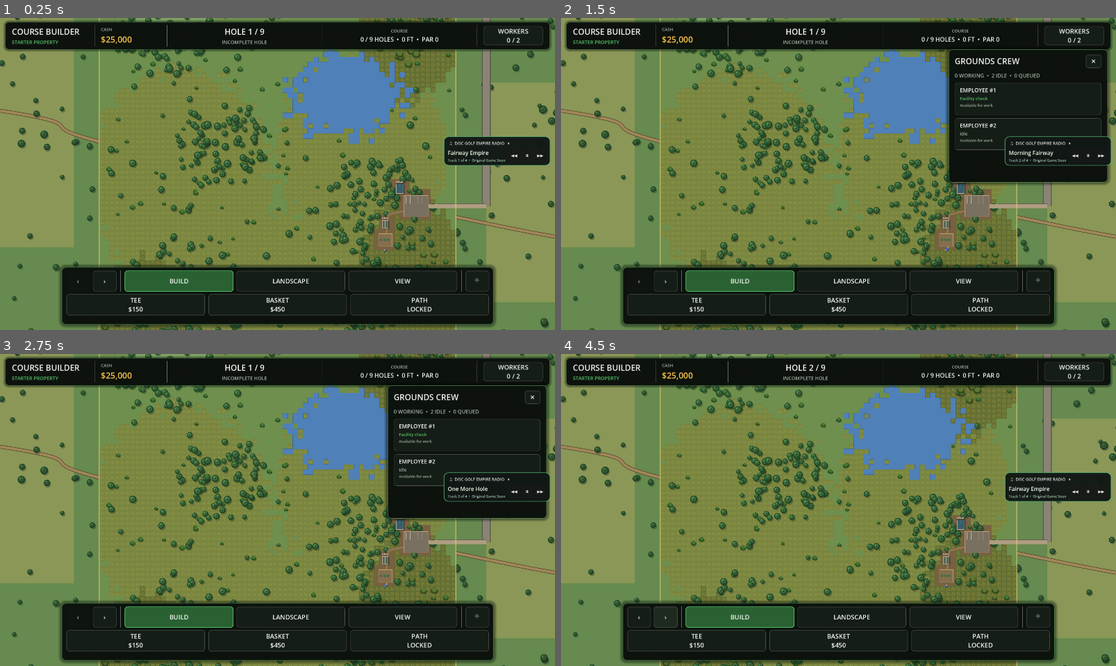
Above: before the commit, frames 1-4 (two rows, left to right).
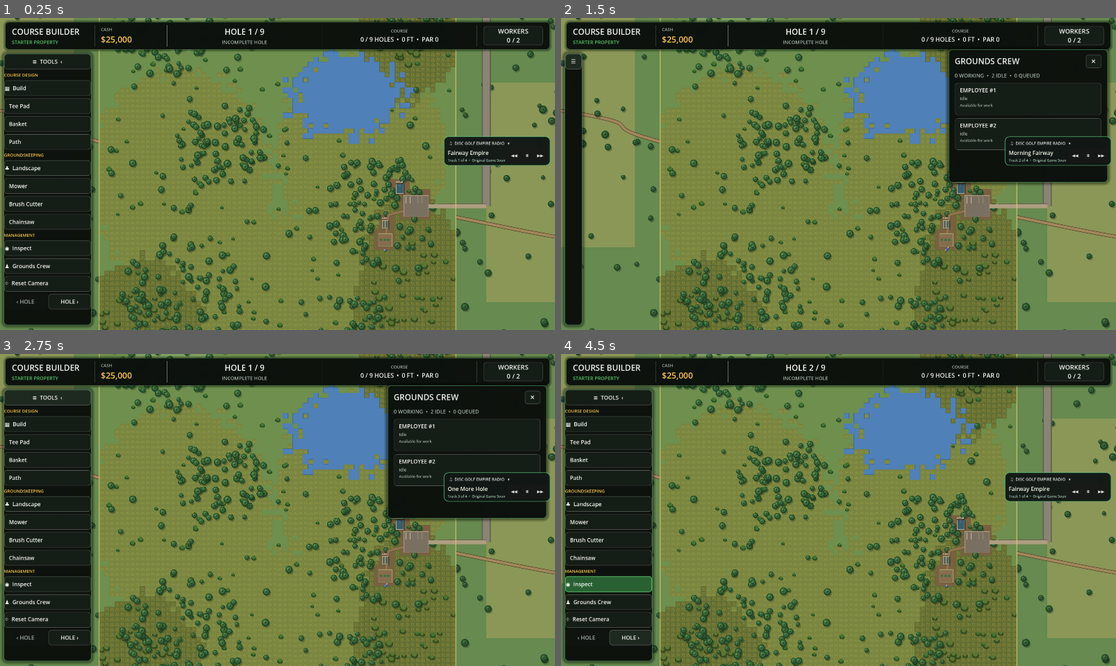
Above: after the commit, the same moments.

Repository: jmessierdg/disc-golf-empire
Game: Godot game, scene res://Main.tscn
Same seed, same stepped clock (60 frames per second), same inputs: the game is played once before the commit and once after it.
Inputs (mouse positions are in pixels of both pictures, inside the frame that each line leads up to):
- Up to frame 1 (0.25 s): no input
- Up to frame 2 (1.5 s): click "WORKERS 0 / 2" at 0.5 s; click (610, 61) at 1.25 s, where only the run after the commit has a clickable "≡ TOOLS ‹"
- Up to frame 3 (2.75 s): click (11, 397) at 2 s, where only the run after the commit has a clickable "☰"
- Up to frame 4 (4.5 s): click "VIEW" (after the commit: "◉ Inspect") at 2.75 s; click "WORKERS 0 / 2" (after the commit: "♟ Grounds Crew") at 3.5 s; click "›" (after the commit: "HOLE ›") at 4.25 s

The runs differ from the first frame. In frame 1, 28% of the frame differs, in the area x 0-90%, y 10-100%; in frame 2, 19%; in frame 3, 28%; in frame 4, 28%.

Commit message:
Update course_ui.gd

Diff:
--- a/course_ui.gd
+++ b/course_ui.gd
@@ -35,6 +35,15 @@
 const CATEGORY_LANDSCAPE := "LANDSCAPE"
 
 var active_category := CATEGORY_BUILD
+
+# Update 11: RollerCoaster Tycoon-inspired collapsible tool sidebar.
+var empire_sidebar: PanelContainer
+var empire_sidebar_scroll: ScrollContainer
+var empire_sidebar_content: VBoxContainer
+var empire_sidebar_toggle: Button
+var empire_sidebar_collapsed := false
+var empire_sidebar_buttons: Dictionary = {}
+
 
 
 # ==================================================
@@ -211,6 +220,8 @@
 	create_inspector()
 	create_crew_panel()
 	apply_ui_scale()
+	create_empire_sidebar()
+	apply_empire_sidebar_layout()
 
 
 # ==================================================
@@ -1926,6 +1937,8 @@
 	if crew_panel_open:
 		update_crew_panel()
 
+	refresh_empire_sidebar()
+
 
 func _on_crew_close_pressed() -> void:
 
@@ -2835,3 +2848,131 @@
 	box.add_child(
 		job_label
 	)
+
+# ==================================================
+# UPDATE 11: STYLE 2 — LEFT COMMAND SIDEBAR
+# ==================================================
+# Existing tool actions and state machines remain authoritative.
+# The original bottom dock stays instantiated (for compatibility),
+# but is hidden in favor of this compact, touch-friendly command rail.
+
+func create_empire_sidebar() -> void:
+	if tool_dock != null:
+		tool_dock.hide()
+
+	empire_sidebar = PanelContainer.new()
+	empire_sidebar.name = "EmpireCommandSidebar"
+	empire_sidebar.set_anchors_preset(Control.PRESET_LEFT_WIDE)
+	empire_sidebar.add_theme_stylebox_override("panel", create_floating_panel_style())
+	add_child(empire_sidebar)
+
+	var outer := VBoxContainer.new()
+	outer.add_theme_constant_override("separation", 8)
+	empire_sidebar.add_child(outer)
+
+	var heading := HBoxContainer.new()
+	heading.add_theme_constant_override("separation", 4)
+	outer.add_child(heading)
+
+	empire_sidebar_toggle = create_ui_button("≡  TOOLS", Vector2(0, 54))
+	empire_sidebar_toggle.size_flags_horizontal = Control.SIZE_EXPAND_FILL
+	empire_sidebar_toggle.pressed.connect(toggle_empire_sidebar)
+	heading.add_child(empire_sidebar_toggle)
+
+	empire_sidebar_scroll = ScrollContainer.new()
+	empire_sidebar_scroll.size_flags_vertical = Control.SIZE_EXPAND_FILL
+	empire_sidebar_scroll.horizontal_scroll_mode = ScrollContainer.SCROLL_MODE_DISABLED
+	outer.add_child(empire_sidebar_scroll)
+
+	empire_sidebar_content = VBoxContainer.new()
+	empire_sidebar_content.size_flags_horizontal = Control.SIZE_EXPAND_FILL
+	empire_sidebar_content.add_theme_constant_override("separation", 7)
+	empire_sidebar_scroll.add_child(empire_sidebar_content)
+
+	add_empire_sidebar_caption("COURSE DESIGN")
+	add_empire_sidebar_button("build", "▦  Build", _on_build_category_pressed)
+	add_empire_sidebar_button("tee", "   Tee Pad", _on_tee_pressed)
+	add_empire_sidebar_button("basket", "   Basket", _on_basket_pressed)
+	add_empire_sidebar_button("path", "   Path", _on_path_pressed)
+	add_empire_sidebar_caption("GROUNDSKEEPING")
+	add_empire_sidebar_button("landscape", "♣  Landscape", _on_landscape_category_pressed)
+	add_empire_sidebar_button("mower", "   Mower", _on_mower_pressed)
+	add_empire_sidebar_button("brush", "   Brush Cutter", _on_brush_pressed)
+	add_empire_sidebar_button("chainsaw", "   Chainsaw", _on_chainsaw_pressed)
+	add_empire_sidebar_caption("MANAGEMENT")
+	add_empire_sidebar_button("view", "◉  Inspect", _on_view_pressed)
+	add_empire_sidebar_button("crew", "♟  Grounds Crew", _on_workers_pressed)
+	add_empire_sidebar_button("camera", "⌖  Reset Camera", _on_reset_camera_pressed)
+
+	var navigation := HBoxContainer.new()
+	navigation.add_theme_constant_override("separation", 5)
+	empire_sidebar_content.add_child(navigation)
+	var back := create_ui_button("‹ HOLE", Vector2(0, 54))
+	back.size_flags_horizontal = Control.SIZE_EXPAND_FILL
+	back.pressed.connect(_on_previous_hole_pressed)
+	navigation.add_child(back)
+	empire_sidebar_buttons["previous"] = back
+	var forward := create_ui_button("HOLE ›", Vector2(0, 54))
+	forward.size_flags_horizontal = Control.SIZE_EXPAND_FILL
+	forward.pressed.connect(_on_next_hole_pressed)
+	navigation.add_child(forward)
+	empire_sidebar_buttons["next"] = forward
+	refresh_empire_sidebar()
+
+func add_empire_sidebar_caption(caption_text: String) -> void:
+	var caption := Label.new()
+	caption.text = caption_text
+	caption.add_theme_font_size_override("font_size", 15)
+	caption.add_theme_color_override("font_color", COLOR_GOLD)
+	empire_sidebar_content.add_child(caption)
+
+func add_empire_sidebar_button(key: String, title: String, callback: Callable) -> void:
+	var button := create_ui_button(title, Vector2(0, 55))
+	button.size_flags_horizontal = Control.SIZE_EXPAND_FILL
+	button.alignment = HORIZONTAL_ALIGNMENT_LEFT
+	button.add_theme_font_size_override("font_size", 19)
+	button.pressed.connect(callback)
+	empire_sidebar_content.add_child(button)
+	empire_sidebar_buttons[key] = button
+
+func toggle_empire_sidebar() -> void:
+	empire_sidebar_collapsed = not empire_sidebar_collapsed
+	apply_empire_sidebar_layout()
+
+func apply_empire_sidebar_layout() -> void:
+	if empire_sidebar == null:
+		return
+	var screen_width: float = get_viewport().get_visible_rect().size.x
+	var compact_width: float = 62.0
+	var expanded_width: float = minf(305.0, maxf(205.0, screen_width * 0.32))
+	var width: float = compact_width if empire_sidebar_collapsed else expanded_width
+	empire_sidebar.anchor_left = 0.0
+	empire_sidebar.anchor_right = 0.0
+	empire_sidebar.anchor_top = 0.0
+	empire_sidebar.anchor_bottom = 1.0
+	empire_sidebar.offset_left = 12.0
+	empire_sidebar.offset_right = 12.0 + width
+	empire_sidebar.offset_top = 122.0
+	empire_sidebar.offset_bottom = -16.0
+	empire_sidebar.custom_minimum_size = Vector2.ZERO
+	empire_sidebar_scroll.visible = not empire_sidebar_collapsed
+	empire_sidebar_toggle.text = "☰" if empire_sidebar_collapsed else "≡  TOOLS  ‹"
+	if inspector_panel != null:
+		inspector_panel.offset_left = 90.0 if empire_sidebar_collapsed else width + 28.0
+		inspector_panel.offset_right = inspector_panel.offset_left + 620.0
+
+func refresh_empire_sidebar() -> void:
+	if empire_sidebar == null or course_builder == null:
+		return
+	var tool_name: String = course_builder.get_current_tool_name()
+	var tool_keys := {"tee": "TEE", "basket": "BASKET", "path": "PATH", "mower": "MOWER", "brush": "BRUSH", "chainsaw": "CHAINSAW", "view": "VIEW"}
+	for key in tool_keys:
+		var button: Button = empire_sidebar_buttons.get(key)
+		if button != null:
+			apply_tool_button_style(button, tool_name == tool_keys[key])
+	var previous: Button = empire_sidebar_buttons.get("previous")
+	var following: Button = empire_sidebar_buttons.get("next")
+	if previous != null and course_manager != null:
+		previous.disabled = course_manager.selected_hole <= 0
+	if following != null and course_manager != null:
+		following.disabled = course_manager.selected_hole >= course_manager.TOTAL_HOLES - 1
